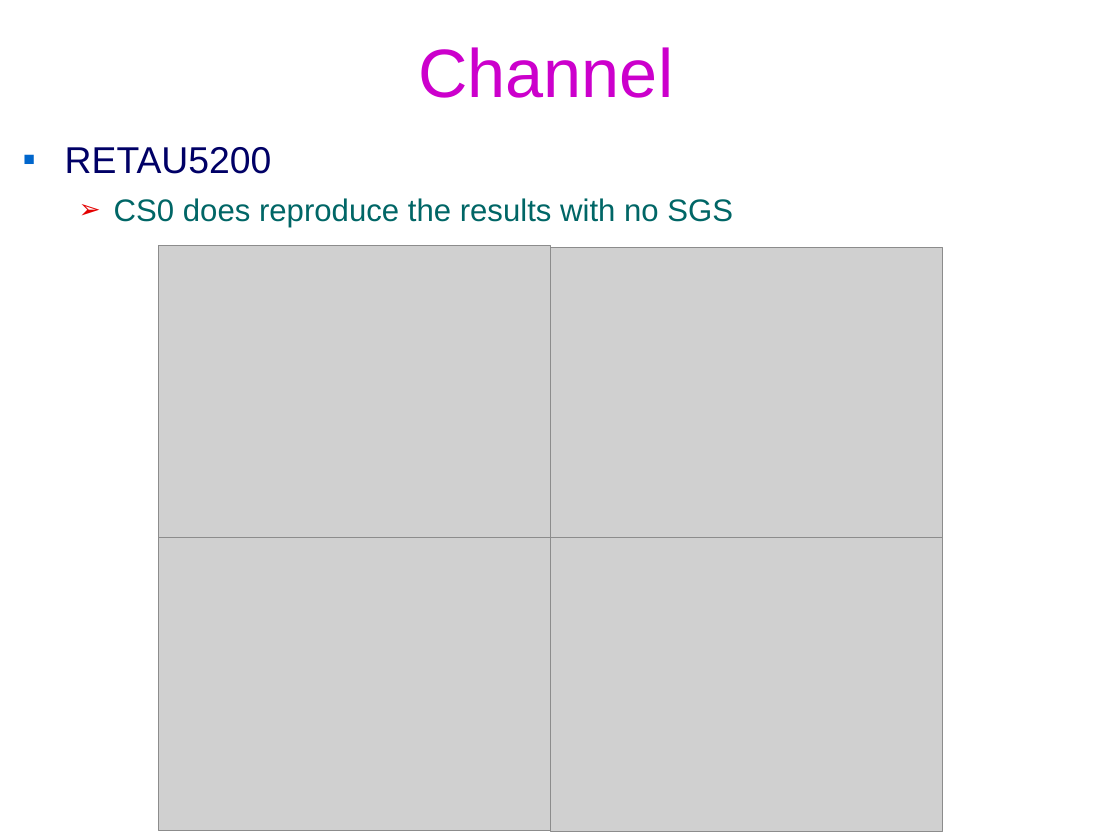
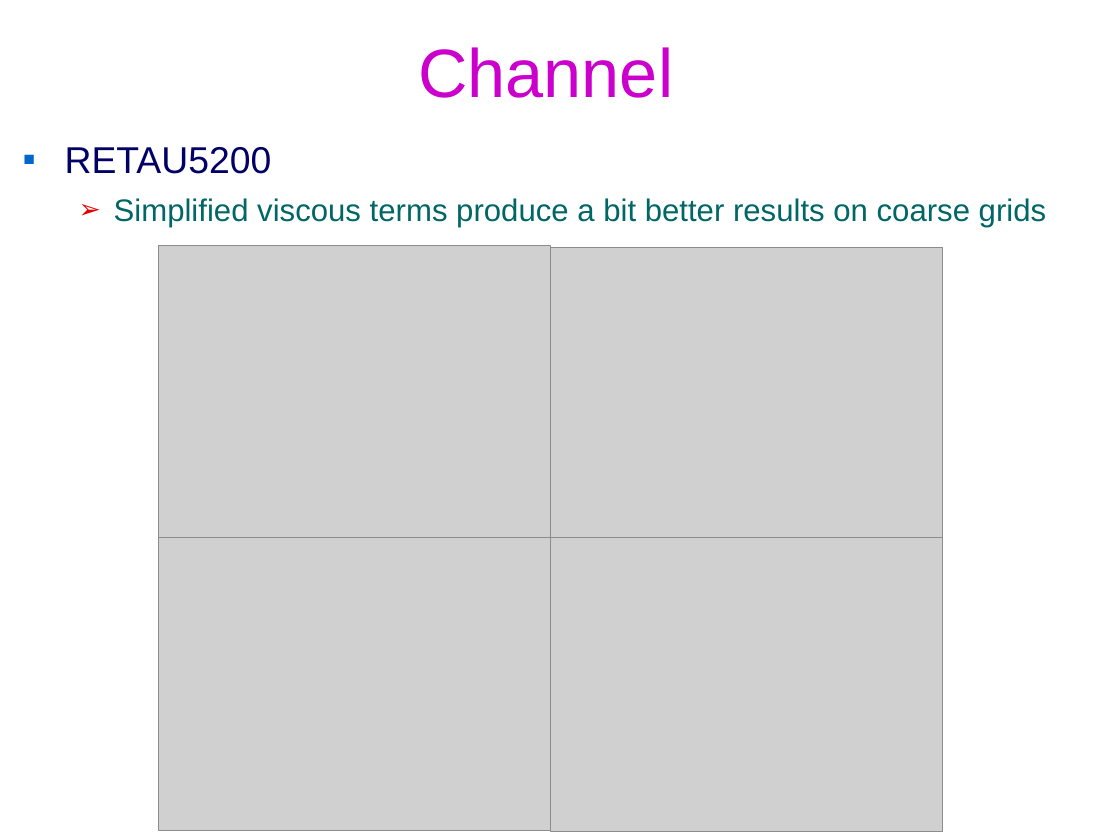
Before and after one commit to federicoVerolini/CaLES, a slide deck: slide 14 of docs/vv.pptx (slide 10 before the commit). Drawn at 1120x840 pixels with LibreOffice and Linux fonts; fonts in the diff are those of the drawing; grey boxes stand for pictures; background and template pictures are left out. Boxes give left, top, right and bottom in pixels: in the first picture for what was removed or moved away, otherwise in the second. Text is boxed around its words. In the diff, an @@ line names an element or a change of style, - is before the commit and + after.

```diff
--- a/docs/vv.pptx
+++ b/docs/vv.pptx
@@ text at box(114, 198, 1046, 227): text changed @@
-  ➢ CS0 does reproduce the results with no SGS
+  ➢ Simplified viscous terms produce a bit better results on coarse grids
```
Also in this commit, not shown: 3 other slides changed, 7 slides added, 8 other files.
